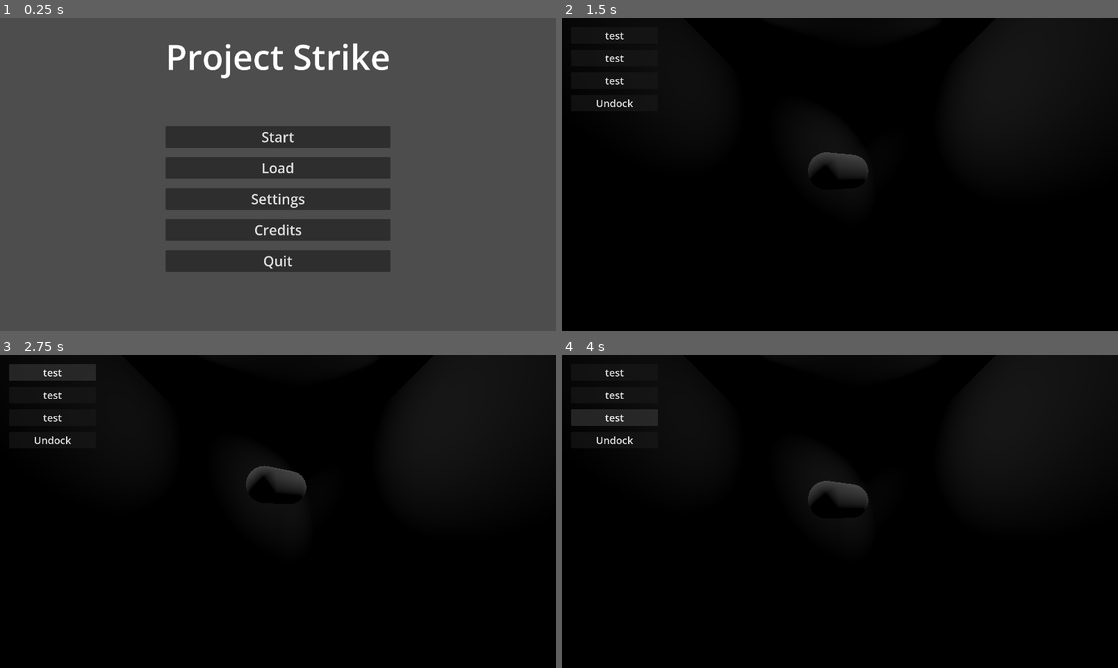
Above: before the commit, frames 1-4 (two rows, left to right).
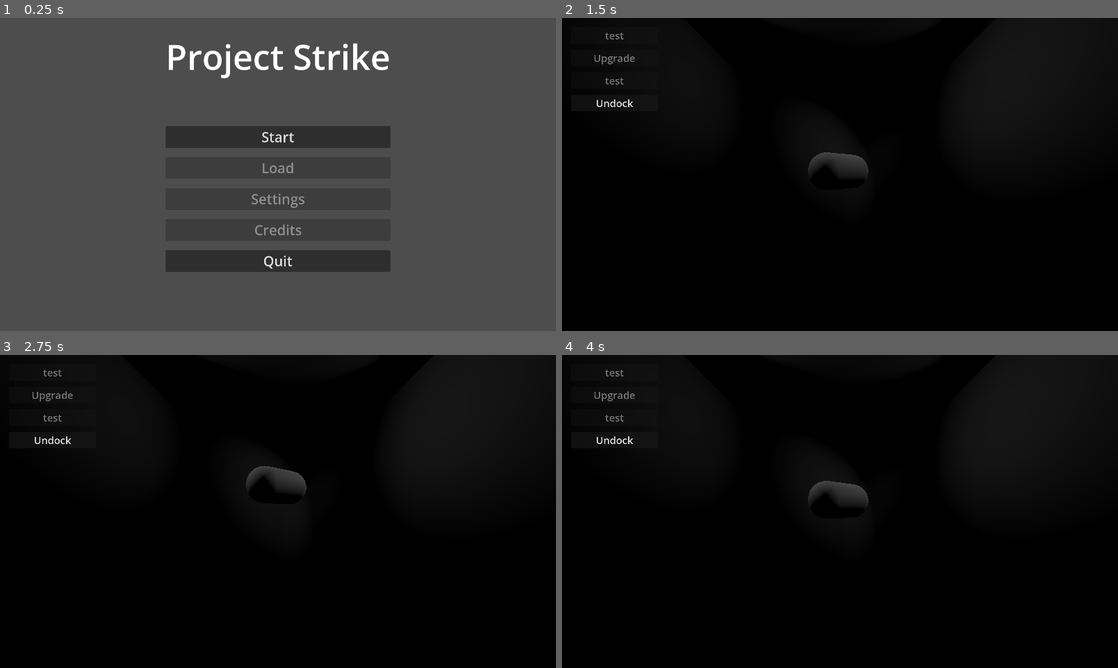
Above: after the commit, the same moments.

Repository: NoFunAllWorkGames/PSX-Strike
Game: Godot game, scene res://scenes/Main_Menu.tscn
Same seed, same stepped clock (60 frames per second), same inputs: the game is played once before the commit and once after it. A sky picture missing from this copy of the repository is replaced by a grey-blue gradient.
Inputs (mouse positions are in pixels of both pictures, inside the frame that each line leads up to):
- Up to frame 1 (0.25 s): no input
- Up to frame 2 (1.5 s): click "Start" at 0.5 s; tap Enter at 1.25 s; move the mouse to (867, 174) at 1.27 s; hold W (ship_forward) from 1.28 s (still down); hold G (interact) from 1.28 s (still down)
- Up to frame 3 (2.75 s): release W (ship_forward) at 2 s; release G (interact) at 2 s; click (50, 373) at 2 s, where only the run before the commit has a clickable "test"
- Up to frame 4 (4 s): click (612, 395) at 2.75 s, where only the run before the commit has a clickable "test"; click (612, 417) at 3.5 s, where only the run before the commit has a clickable "test"

The runs differ from the first frame. In frame 1, 0.3% of the frame differs, in the area x 45-55%, y 46-70%; in frame 2, 0.2%; in frame 3, 0.3%; in frame 4, 0.5%, in the area x 1-14%, y 4-23%.

Commit message:
Set unused buttons to disabled

Diff:
--- a/scenes/Main_Menu.tscn
+++ b/scenes/Main_Menu.tscn
@@ -55,16 +55,19 @@
 [node name="Load" type="Button" parent="Control/MarginContainer/VBoxContainer/VBoxContainer" unique_id=488434203]
 layout_mode = 2
 theme_override_font_sizes/font_size = 48
+disabled = true
 text = "Load"
 
 [node name="Settings" type="Button" parent="Control/MarginContainer/VBoxContainer/VBoxContainer" unique_id=1408124819]
 layout_mode = 2
 theme_override_font_sizes/font_size = 48
+disabled = true
 text = "Settings"
 
 [node name="Credits" type="Button" parent="Control/MarginContainer/VBoxContainer/VBoxContainer" unique_id=1135007803]
 layout_mode = 2
 theme_override_font_sizes/font_size = 48
+disabled = true
 text = "Credits"
 
 [node name="Quit" type="Button" parent="Control/MarginContainer/VBoxContainer/VBoxContainer" unique_id=1105971633]
--- a/scenes/Station.tscn
+++ b/scenes/Station.tscn
@@ -80,16 +80,19 @@
 [node name="Button" type="Button" parent="Canvases/CanvasLayer/Control/MarginContainer/HBoxContainer/VBoxContainer" index="0" unique_id=456226324]
 layout_mode = 2
 theme_override_font_sizes/font_size = 35
+disabled = true
 text = "test"
 
-[node name="Button2" type="Button" parent="Canvases/CanvasLayer/Control/MarginContainer/HBoxContainer/VBoxContainer" index="1" unique_id=2130985888]
+[node name="upgrade" type="Button" parent="Canvases/CanvasLayer/Control/MarginContainer/HBoxContainer/VBoxContainer" index="1" unique_id=2130985888]
 layout_mode = 2
 theme_override_font_sizes/font_size = 35
-text = "test"
+disabled = true
+text = "Upgrade"
 
 [node name="Button3" type="Button" parent="Canvases/CanvasLayer/Control/MarginContainer/HBoxContainer/VBoxContainer" index="2" unique_id=316648595]
 layout_mode = 2
 theme_override_font_sizes/font_size = 35
+disabled = true
 text = "test"
 
 [node name="undock" type="Button" parent="Canvases/CanvasLayer/Control/MarginContainer/HBoxContainer/VBoxContainer" index="3" unique_id=1988813574]
